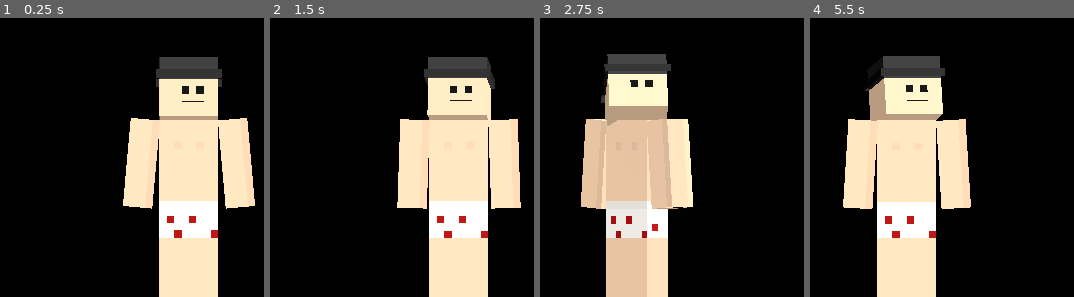
Above: before the commit, frames 1-4 (left to right).
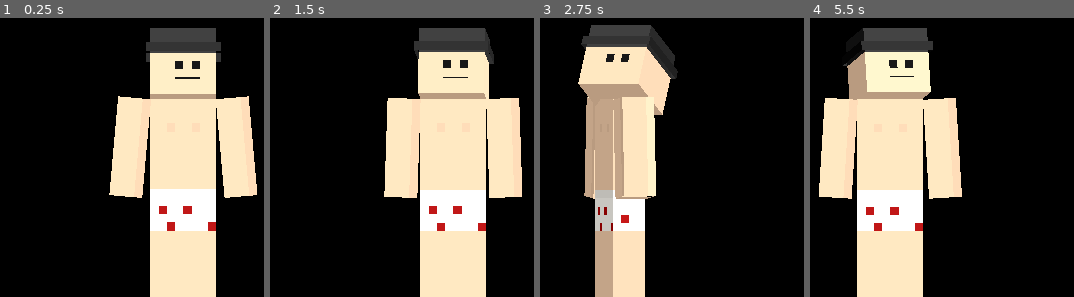
Above: after the commit, the same moments.

Repository: Livicianaa/Kevin
Game: Godot game, scene res://main.tscn
Two runs of this game, one before a commit and one after it. Both use one fixed random seed, a clock stepped at 60 frames per second and the inputs below.
Inputs (mouse positions are in pixels of both pictures, inside the frame that each line leads up to):
- Up to frame 1 (0.25 s): no input
- Up to frame 2 (1.5 s): move the mouse to (outside the picture) at 0.52 s; click (outside the picture) at 0.67 s; move the mouse to (375, 45) at 1.27 s; click (375, 45) at 1.42 s
- Up to frame 3 (2.75 s): move the mouse to (outside the picture) at 2.02 s; click (outside the picture) at 2.17 s
- Up to frame 4 (5.5 s): move the mouse to (978, 129) at 2.77 s; click (978, 129) at 2.92 s; move the mouse to (outside the picture) at 3.52 s; click (outside the picture) at 3.67 s; move the mouse to (outside the picture) at 4.27 s; click (outside the picture) at 4.42 s; move the mouse to (outside the picture) at 5.02 s; click (outside the picture) at 5.17 s

The runs differ from the first frame. In frame 1, 15% of the frame differs, in the area x 41-98%, y 3-100%; in frame 2, 15%; in frame 3, 31%, in the area x 14-58%, y 2-100%; in frame 4, 21%.

Commit message:
Govde: karakteri takip eden kucuk pencere, coklu ekran, yurume yonu
livi: 'arka plana basilmiyor; ekrana dogru yurumeye calisiyor; diger ekrandan
atinca aralarinda gecip gidebilsin'.

- TIKLAMA: tam ekran seffaf pencere butun tiklamalari yutuyordu. Karakterin
  siluetini tiklama alani yapma (mouse_passthrough) Hyprland'in XWayland'inde
  UYGULANMIYOR. Cozum: pencere artik sadece karakterin etrafi kadar (430x500)
  ve karakteri takip ediyor; masaustunun geri kalani kullanilabilir.
  (Siluet alani Windows ve X11'de yine etkili, kod duruyor.)
- COKLU EKRAN: dunya = tum masaustu (butun ekranlarin birlesimi). Her ekranin
  alt kenari ayri zemin (farkli yukseklikteki ekranlar icin), masaustunun dis
  kenarlari duvar. Karakter ekranlar arasinda yuruyebilir ve firlatilabilir.
- Fare masaustu koordinatinda okunuyor: pencere tasinirken tutma noktasi
  kaymiyor; pencere disinda birakilan fare de algilaniyor.
- YURUME YONU: yari donuk (0.95 rad) yuruyunce kameraya dogru gidiyormus gibi
  gorunuyordu; neredeyse tam profil.

Dogrulandi (--throw --diag): karakter firlatildi, havada pencere yukari cikti,
duvara carpti, dustu, kalkti, yurumeye devam etti; eklem acikligi 0.00-0.16 px.
Gercek ekranda pencere 430x500 ve karakteri takip ediyor.

Diff:
--- a/body/character.gd
+++ b/body/character.gd
@@ -35,7 +35,9 @@
 const BODY_REST_PX := Vector3(0, 18, 0)
 const WALK_SPEED := 1.1
 const TURN_SPEED := 6.0
-const FACE_SIDE := 0.95
+## Yururken yonune bakis. Yari donuk (0.95 rad) yurudugunde karakter kameraya
+## dogru yuruyormus gibi gorunuyordu; neredeyse tam profil.
+const FACE_SIDE := PI / 2.0 * 0.92
 const GETUP_DELAY := 1.0
 const GETUP_TIME := 0.9
 const SETTLE_ENERGY := 0.12
--- a/body/main.gd
+++ b/body/main.gd
@@ -1,25 +1,32 @@
 extends Node3D
-## Sahne: ekranin tamamini kaplayan SAYDAM pencere, ekran piksellerine eslenmis
-## kamera, zemin = ekranin gercek alt kenari, kenarlarda gorunmez duvarlar.
+## Sahne: dunya = TUM MASAUSTU (butun ekranlar), pencere ise sadece karakterin
+## etrafi kadar ve karakteri takip ediyor.
 ##
-## Karakter ekranin her yerine tasinabiliyor; tiklanabilir alan sadece silueti,
-## geri kalan her sey tiklamayi alttaki pencerelere geciriyor.
+## Neden kucuk pencere: tam ekran seffaf pencere butun tiklamalari yutuyordu.
+## Karakterin siluetini tiklama alani yapma yontemi (mouse_passthrough) Hyprland'in
+## XWayland'inde uygulanmiyor. Kucuk takip penceresi her yerde calisiyor ve
+## karakterin ekranlar arasinda gezmesinin de temeli.
 
 const Character := preload("res://character.gd")
 
 ## Ekranda 1 dunya biriminin kac piksel oldugu. Karakter 2 birim boyunda.
 const PX_PER_UNIT := 118.0
+## Takip penceresi (piksel): ragdoll'da uzuvlar acilsa da sigacak kadar
+const WIN_SIZE := Vector2i(430, 500)
+## Pencere karakteri ne kadar hizli takip etsin (0-1, kare basina)
+const FOLLOW := 0.55
 
 var character: Node3D
 var camera: Camera3D
 var holder: AnimatableBody3D = null
 var pin: PinJoint3D
 var holding := false
-var grab_depth := 0.0
 var holder_target := Vector3.ZERO
 
-var world_width := 16.0
-var world_height := 9.0
+## Masaustu sinirlari (piksel, X11 koordinatlari - y asagi)
+var desk_rect := Rect2i()
+var screens: Array[Rect2i] = []
+var win_pos := Vector2.ZERO
 
 # Test bayraklari
 var test_grab := ""
@@ -32,12 +39,10 @@
 var shot_times := [0.6, 3.0, 6.95, 9.5]
 var shot_index := 0
 var shot_clock := 0.0
-var windowed_test := false
+var test_throw := false
 
 
 func _ready() -> void:
-	# Arka plan: SAYDAM. Onceki surum BG_CLEAR_COLOR kullaniyordu ve varsayilan
-	# temizleme rengi opak griydi - pencere seffaf olsa bile ustune gri boyaniyordu.
 	RenderingServer.set_default_clear_color(Color(0, 0, 0, 0))
 	get_viewport().transparent_bg = true
 	Engine.max_fps = 60
@@ -49,44 +54,71 @@
 			test_diag = true
 		elif arg.begins_with("--shot="):
 			shot_prefix = arg.substr(7)
-		elif arg == "--windowed":
-			windowed_test = true
-
-	_fit_to_screen()
+		elif arg == "--throw":
+			test_throw = true
+
+	_read_screens()
+	DisplayServer.window_set_size(WIN_SIZE)
+
 	_build_camera()
 	_build_lights()
 	_build_world_edges()
 
 	character = Character.new()
 	add_child(character)
-	character.bounds = Vector2(-world_width / 2.0 + 0.6, world_width / 2.0 - 0.6)
-
-
-## Pencereyi bulundugu ekranin tamamina yayar. Dunya boyutu ekran pikselinden cikar:
-## boylece zemin (y=0) tam olarak ekranin alt kenarina denk geliyor.
-func _fit_to_screen() -> void:
-	var screen := DisplayServer.window_get_current_screen()
-	var pos := DisplayServer.screen_get_position(screen)
-	var size := DisplayServer.screen_get_size(screen)
-
-	if windowed_test:
-		size = Vector2i(900, 600)
-	else:
-		DisplayServer.window_set_size(size)
-		DisplayServer.window_set_position(pos)
-
-	world_width = size.x / PX_PER_UNIT
-	world_height = size.y / PX_PER_UNIT
-
+	var margin := 0.6
+	character.bounds = Vector2(_px_to_world_x(desk_rect.position.x) + margin, _px_to_world_x(desk_rect.end.x) - margin)
+	# Baslangicta farenin bulundugu ekranin ortasinda dursun
+	var start_screen := screens[DisplayServer.window_get_current_screen()] if DisplayServer.window_get_current_screen() < screens.size() else screens[0]
+	character.root_x = _px_to_world_x(start_screen.get_center().x)
+
+	win_pos = _desired_window_pos()
+	_apply_window()
+
+
+# =====================================================================
+# Masaustu <-> dunya donusumu
+# =====================================================================
+
+func _read_screens() -> void:
+	screens.clear()
+	desk_rect = Rect2i()
+	for i in DisplayServer.get_screen_count():
+		var r := Rect2i(DisplayServer.screen_get_position(i), DisplayServer.screen_get_size(i))
+		if r.size.x <= 0 or r.size.y <= 0:
+			continue
+		screens.append(r)
+		desk_rect = r if screens.size() == 1 else desk_rect.merge(r)
+	# Bassiz testte ekran bilgisi yok: iki ekranli ornek masaustu
+	if screens.is_empty():
+		screens = [Rect2i(0, 0, 1920, 1080), Rect2i(1920, 0, 1920, 1080)]
+		desk_rect = Rect2i(0, 0, 3840, 1080)
+
+
+## Dunya: x = masaustu x / olcek; y = (masaustunun en alti - masaustu y) / olcek
+## Boylece y=0 ekranlarin alt kenari, y yukari dogru artiyor.
+func _px_to_world_x(px: float) -> float:
+	return px / PX_PER_UNIT
+
+
+func _px_to_world(p: Vector2) -> Vector3:
+	return Vector3(p.x / PX_PER_UNIT, (desk_rect.end.y - p.y) / PX_PER_UNIT, 0)
+
+
+func _world_to_px(w: Vector3) -> Vector2:
+	return Vector2(w.x * PX_PER_UNIT, desk_rect.end.y - w.y * PX_PER_UNIT)
+
+
+# =====================================================================
+# Kurulum
+# =====================================================================
 
 func _build_camera() -> void:
 	camera = Camera3D.new()
 	camera.projection = Camera3D.PROJECTION_ORTHOGONAL
-	camera.size = world_height
+	camera.size = WIN_SIZE.y / PX_PER_UNIT
 	camera.near = 0.1
 	camera.far = 100.0
-	# Ekranin alt kenari y=0: kamera ekranin dikey ortasinda
-	camera.position = Vector3(0, world_height / 2.0, 30)
 	add_child(camera)
 
 
@@ -106,23 +138,67 @@
 	add_child(world_env)
 
 
-## Zemin = ekranin alt kenari; iki yan kenar ve tavan gorunmez duvar.
+## Her ekranin alt kenari bir zemin; masaustunun dis kenarlari ve tavani duvar.
+## Ekranlar farkli yukseklikteyse her biri kendi zeminini aliyor.
 func _build_world_edges() -> void:
-	var edges := [
-		[Vector3(0, 0, 0), Vector3.UP],
-		[Vector3(-world_width / 2.0, 0, 0), Vector3.RIGHT],
-		[Vector3(world_width / 2.0, 0, 0), Vector3.LEFT],
-		[Vector3(0, world_height, 0), Vector3.DOWN],
-	]
-	for e in edges:
+	for r in screens:
+		var floor_y := (desk_rect.end.y - r.end.y) / PX_PER_UNIT
+		var width := r.size.x / PX_PER_UNIT
 		var body := StaticBody3D.new()
 		var shape := CollisionShape3D.new()
+		var box := BoxShape3D.new()
+		box.size = Vector3(width, 2.0, 20.0)
+		shape.shape = box
+		body.add_child(shape)
+		body.position = Vector3(r.position.x / PX_PER_UNIT + width / 2.0, floor_y - 1.0, 0)
+		add_child(body)
+
+	var left := desk_rect.position.x / PX_PER_UNIT
+	var right := desk_rect.end.x / PX_PER_UNIT
+	var top := (desk_rect.end.y - desk_rect.position.y) / PX_PER_UNIT
+	for e in [[Vector3(left, 0, 0), Vector3.RIGHT], [Vector3(right, 0, 0), Vector3.LEFT], [Vector3(0, top, 0), Vector3.DOWN]]:
+		var wall := StaticBody3D.new()
+		var ws := CollisionShape3D.new()
 		var plane := WorldBoundaryShape3D.new()
 		plane.plane = Plane(e[1], 0.0)
-		shape.shape = plane
-		body.add_child(shape)
-		body.position = e[0]
-		add_child(body)
+		ws.shape = plane
+		wall.add_child(ws)
+		wall.position = e[0]
+		add_child(wall)
+
+
+# =====================================================================
+# Takip penceresi
+# =====================================================================
+
+## Karakterin merkezi (govde) - ragdoll'da da, ayaktayken de
+func _character_center() -> Vector3:
+	return character.bodies["body"].global_position
+
+
+func _desired_window_pos() -> Vector2:
+	var center_px := _world_to_px(_character_center())
+	var pos := center_px - Vector2(WIN_SIZE) / 2.0
+	# Pencere masaustu disina tasmasin (karakter zemindeyken pencere ekranin
+	# altina yapisik kaliyor, ayaklar ekranin gercek alt kenarinda gorunuyor)
+	pos.x = clampf(pos.x, desk_rect.position.x, desk_rect.end.x - WIN_SIZE.x)
+	pos.y = clampf(pos.y, desk_rect.position.y, desk_rect.end.y - WIN_SIZE.y)
+	return pos
+
+
+func _apply_window() -> void:
+	DisplayServer.window_set_position(Vector2i(roundi(win_pos.x), roundi(win_pos.y)))
+	# Kamera pencerenin dunyadaki merkezine bakiyor
+	var center := _px_to_world(win_pos + Vector2(WIN_SIZE) / 2.0)
+	camera.position = Vector3(center.x, center.y, 30)
+
+
+func _update_window() -> void:
+	var target := _desired_window_pos()
+	# Tutarken ve dusarken hizli, yururken yumusak takip
+	var k := 1.0 if holding or character.is_ragdoll() else FOLLOW
+	win_pos = win_pos.lerp(target, k)
+	_apply_window()
 
 
 func is_holding() -> bool:
@@ -132,6 +208,11 @@
 # =====================================================================
 # Fare
 # =====================================================================
+
+## Fare masaustu koordinatinda: pencere tasinsa da tutma noktasi kaymasin.
+func _mouse_world() -> Vector3:
+	return _px_to_world(Vector2(DisplayServer.mouse_get_position()))
+
 
 func _unhandled_input(event: InputEvent) -> void:
 	if event is InputEventMouseButton and event.button_index == MOUSE_BUTTON_LEFT:
@@ -139,8 +220,6 @@
 			_try_grab(event.position)
 		else:
 			_release()
-	elif event is InputEventMouseMotion and holding:
-		holder_target = _point_at_depth(event.position)
 
 
 func _try_grab(screen_pos: Vector2) -> void:
@@ -154,9 +233,6 @@
 
 func _grab_body(body: RigidBody3D, point: Vector3) -> void:
 	character.start_ragdoll()
-
-	var forward := -camera.global_transform.basis.z
-	grab_depth = (point - camera.global_position).dot(forward)
 
 	# Tutucu her tutmada YENIDEN ve dogru konumda yaratiliyor: ayni tutucuyu
 	# tasiyip ayni karede eklem kurmak ofseti iki kat hesaplatiyordu.
@@ -167,6 +243,8 @@
 	holder.position = point
 	add_child(holder)
 	holder_target = point
+	grab_offset = point - _mouse_world()
+	grab_offset.z = 0
 
 	pin = PinJoint3D.new()
 	pin.position = point
@@ -177,6 +255,9 @@
 	holding = true
 
 
+var grab_offset := Vector3.ZERO
+
+
 func _release() -> void:
 	if pin:
 		pin.queue_free()
@@ -186,41 +267,35 @@
 		character.release_ragdoll()
 
 
-func _point_at_depth(screen_pos: Vector2) -> Vector3:
-	var from := camera.project_ray_origin(screen_pos)
-	var dir := camera.project_ray_normal(screen_pos)
-	var forward := -camera.global_transform.basis.z
-	var p := from + dir * (grab_depth / dir.dot(forward))
-	# Ekranin disina surukleme olmasin
-	p.x = clampf(p.x, -world_width / 2.0, world_width / 2.0)
-	p.y = clampf(p.y, 0.1, world_height)
-	return p
-
-
 # =====================================================================
 # Kare dongusu
 # =====================================================================
 
 func _physics_process(delta: float) -> void:
 	if holding and holder:
+		# Pencere disina tasan hizli fare hareketinde de takip: masaustu koordinati
+		if test_grab == "":
+			var m := _mouse_world() + grab_offset
+			var z := holder_target.z
+			holder_target = Vector3(m.x, maxf(m.y, 0.1), z)
+			# Fare birakildiysa (pencere disinda birakilmis olabilir)
+			if not Input.is_mouse_button_pressed(MOUSE_BUTTON_LEFT):
+				_release()
 		holder.global_position = holder.global_position.lerp(holder_target, 0.6)
 
-	# Karakter fareye baksin
-	var mouse := get_viewport().get_mouse_position()
-	character.look_point = _mouse_world(mouse)
-
-	_update_mouse_passthrough(delta)
+	character.look_point = _mouse_world()
 
 	if test_grab != "":
 		_run_grab_test(delta)
 
 
-func _mouse_world(screen_pos: Vector2) -> Vector3:
-	var p := camera.project_ray_origin(screen_pos)
-	return Vector3(p.x, p.y, 0)
-
-
-# --- Sadece karakter tiklanabilsin ---
+func _process(delta: float) -> void:
+	_update_window()
+	_update_mouse_passthrough(delta)
+	_process_shots(delta)
+
+
+# --- Tiklanabilir alan (Windows ve X11'de etkili; Hyprland XWayland'de degil) ---
 
 const PASSTHROUGH_INTERVAL := 1.0 / 20.0
 var passthrough_clock := 0.0
@@ -257,8 +332,6 @@
 
 func _run_grab_test(delta: float) -> void:
 	test_time += delta
-	# Tek seferlik: onceden karakter kalkmaya basladigi an (artik ragdoll degil)
-	# test onu tekrar tutuyordu ve sonsuz dusme dongusu olusuyordu.
 	if test_time > 0.8 and not test_grabbed:
 		var body: RigidBody3D = character.bodies.get(test_grab)
 		if body:
@@ -268,34 +341,39 @@
 			_grab_body(body, point)
 	if holding:
 		var t := test_time - 0.8
-		var lift_max: float = 1.45 if test_grab.ends_with("leg") else 0.9
-		var lift: float = minf(t * 1.2, lift_max)
-		var sway: float = sin(t * 3.0) * 0.5 * clampf(t - 0.8, 0.0, 1.0) * clampf(2.4 - t, 0.0, 1.0)
-		holder_target = test_grab_origin + Vector3(sway, lift, 0)
-		# 3.2 sn sonra birak: dusme + ayaga kalkma da gorulsun
-		if t > 3.2:
-			_release()
+		if test_throw:
+			# Firlatma: sag ekrana dogru hizla savur, sonra birak
+			holder_target = test_grab_origin + Vector3(t * 9.0, minf(t * 3.0, 1.6), 0)
+			if t > 0.9:
+				_release()
+		else:
+			var lift_max: float = 1.45 if test_grab.ends_with("leg") else 0.9
+			var lift: float = minf(t * 1.2, lift_max)
+			var sway: float = sin(t * 3.0) * 0.5 * clampf(t - 0.8, 0.0, 1.0) * clampf(2.4 - t, 0.0, 1.0)
+			holder_target = test_grab_origin + Vector3(sway, lift, 0)
+			if t > 3.2:
+				_release()
 
 	if test_diag:
 		diag_clock += delta
 		if diag_clock >= 0.5:
 			diag_clock = 0.0
 			var b: Dictionary = character.bodies
-			var feet: float = minf(b["right_leg"].global_position.y, b["left_leg"].global_position.y) - 6.0 / 16.0
-			var energy := 0.0
-			var spin := 0.0
-			for body in b.values():
-				energy += body.linear_velocity.length_squared()
-				spin = maxf(spin, body.angular_velocity.length())
-			print("DIAG t=%.1f mod=%s  ayak_alt_y=%.3f  kafa_y=%.2f  bosluk=%.2fpx  enerji=%.4f donus=%.2f bekleme=%.2f" % [
+			var c := _character_center()
+			var cpx := _world_to_px(c)
+			var screen_idx := -1
+			for i in screens.size():
+				if screens[i].has_point(Vector2i(cpx)):
+					screen_idx = i
+			print("DIAG t=%.1f mod=%s  govde_x=%.2f (ekran %d)  pencere=%s  kafa_y=%.2f  bosluk=%.2fpx" % [
 				test_time, ["ANIMATED", "RAGDOLL", "GETTING_UP"][character.mode],
-				feet, b["head"].global_position.y, character.joint_gaps().values().max(),
-				energy, spin, character.settle_timer])
+				c.x, screen_idx, str(Vector2i(win_pos)), b["head"].global_position.y,
+				character.joint_gaps().values().max()])
 		if test_time > 10.0:
 			get_tree().quit()
 
 
-func _process(delta: float) -> void:
+func _process_shots(delta: float) -> void:
 	if shot_prefix == "":
 		return
 	shot_clock += delta
